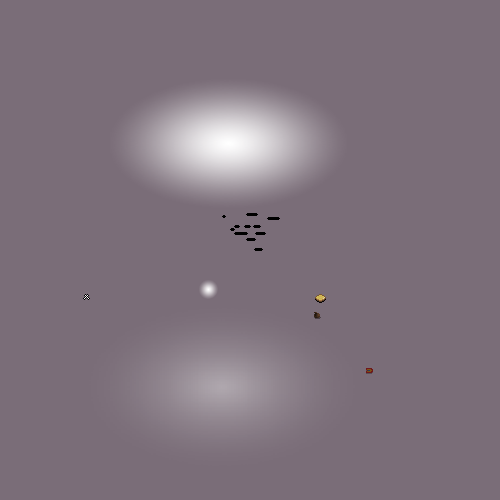
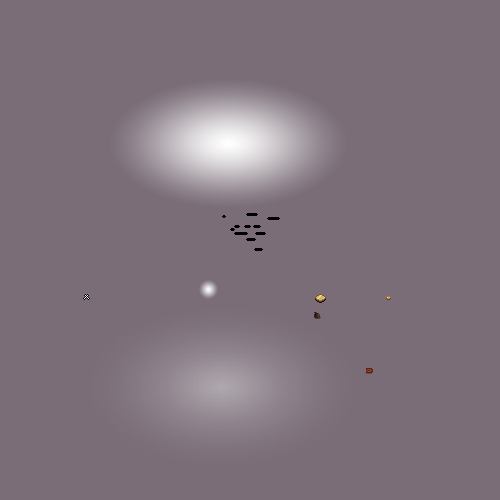
The second 500x500 image is a revision of the first. Changes to its layers:
added layer "Coin.png" above "Coin" over (386, 296, 391, 300)
painted on "Coin01.png" over (315, 295, 326, 303)
